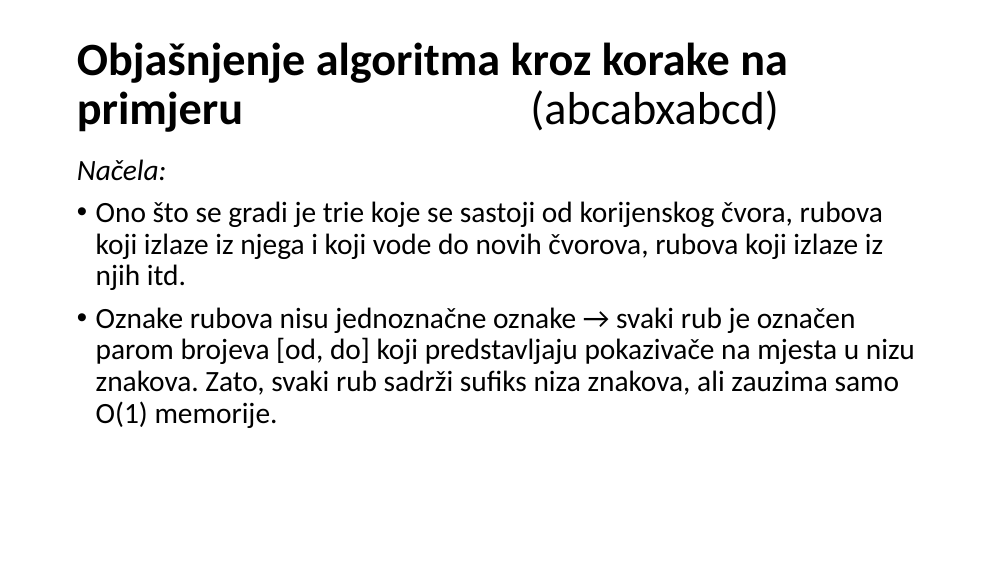
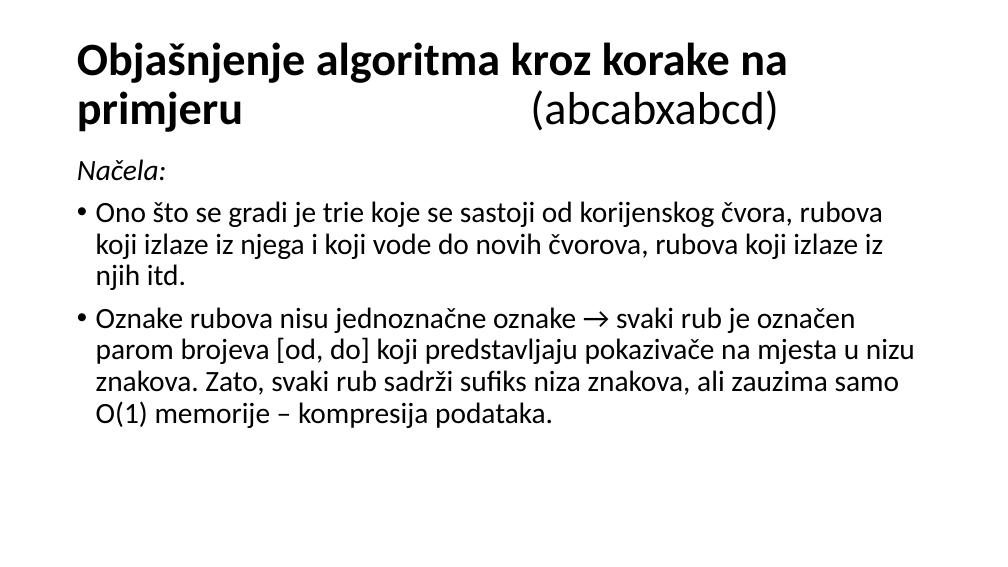
Before and after one commit to saiyadjin/Bioinformatika, a slide deck: slide 4 of IMPLEMENTACIJA UKKONENOVOG ALGORITMA.pptx. Drawn at 1008x567 pixels with LibreOffice and Linux fonts; fonts in the diff are those of the drawing. Boxes give left, top, right and bottom in pixels: in the first picture for what was removed or moved away, otherwise in the second. Text is boxed around its words. In the diff, an @@ line names an element or a change of style, - is before the commit and + after.

```diff
--- a/IMPLEMENTACIJA UKKONENOVOG ALGORITMA.pptx
+++ b/IMPLEMENTACIJA UKKONENOVOG ALGORITMA.pptx
@@ text at [96,307,915,428]: text changed @@
-• Oznake rubova nisu jednoznačne oznake → svaki rub je označen parom brojeva [od, do] koji predstavljaju pokazivače na mjesta u nizu znakova. Zato, svaki rub sadrži sufiks niza znakova, ali zauzima samo O(1) memorije.
+• Oznake rubova nisu jednoznačne oznake → svaki rub je označen parom brojeva [od, do] koji predstavljaju pokazivače na mjesta u nizu znakova. Zato, svaki rub sadrži sufiks niza znakova, ali zauzima samo O(1) memorije – kompresija podataka.
```
Also in this commit, not shown: 1 other slide changed, 4 slides added, 3 other files.
